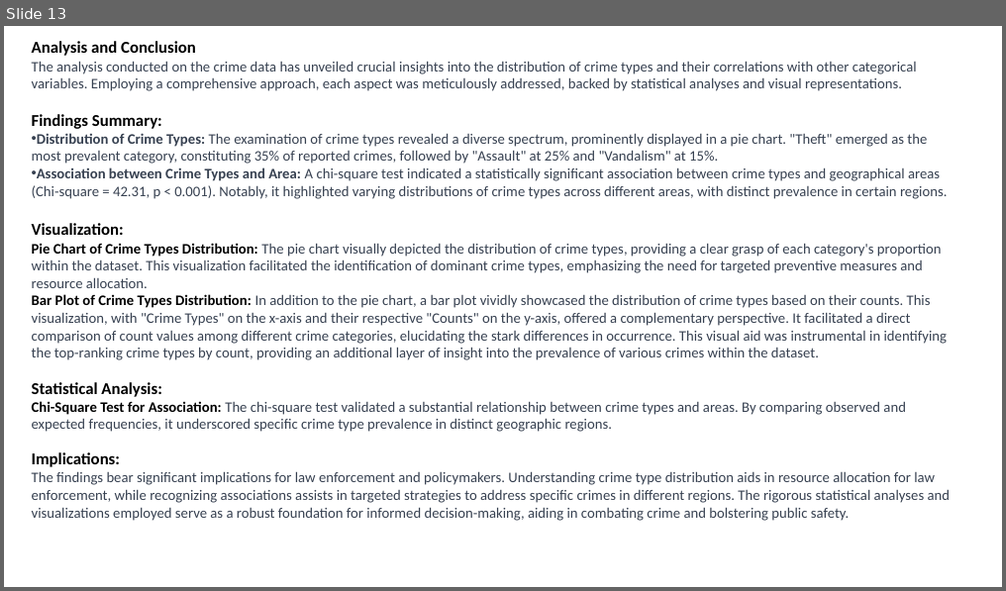
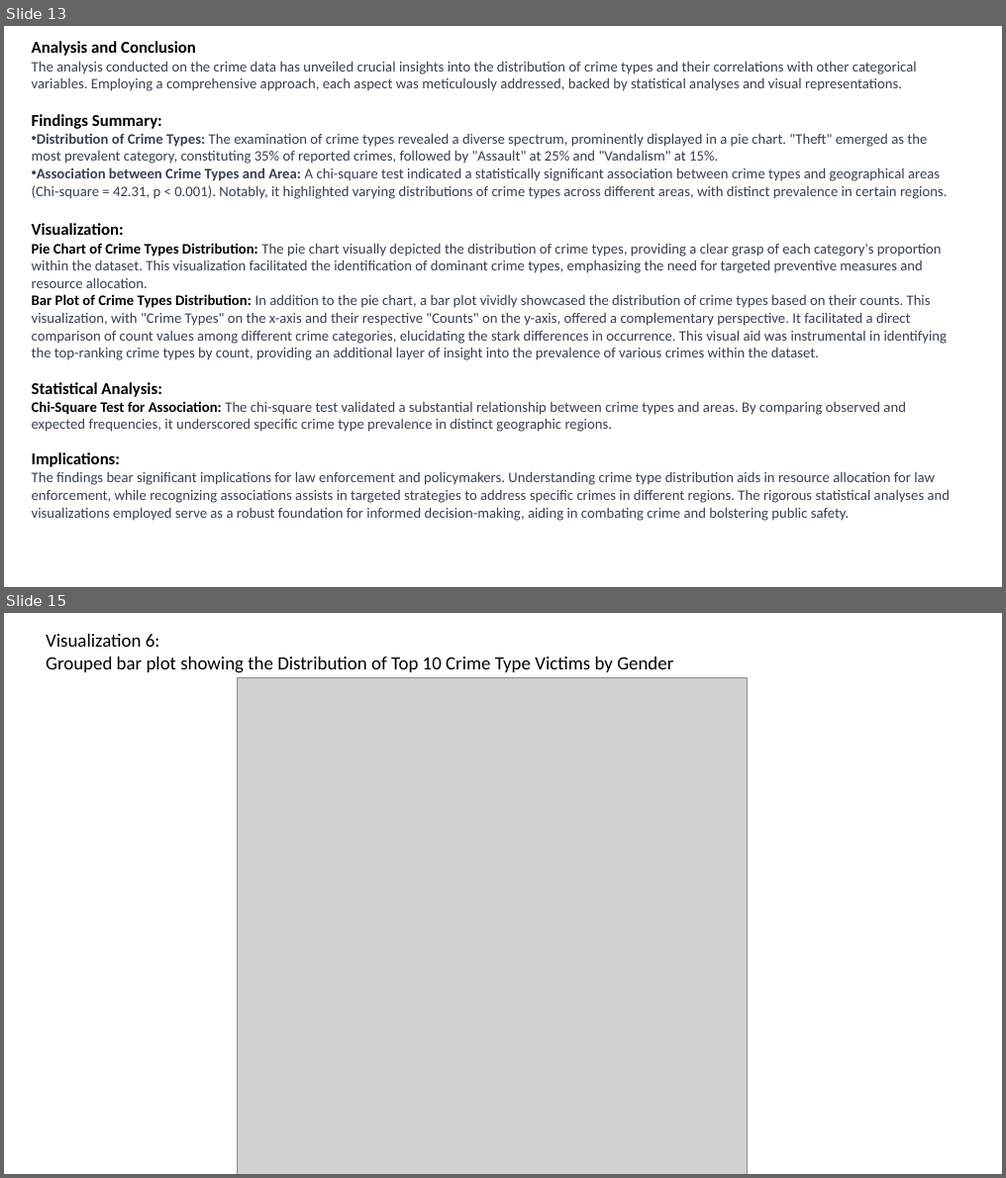
Before and after one commit to qazifabiahoq/Project_Crime_in_La_2020-Dec2023, a slide deck: Final Presentation.pptx. Shown one above the other, each under a label of ours: slide 13 before the commit, slides 13 and 15 after it; the slides between them are not shown. The pictures are 1006x591 and 1006x1178 pixels, drawn with LibreOffice and Linux fonts; fonts in the diff are those of the drawing; grey boxes stand for pictures. Boxes give left, top, right and bottom in pixels: in the first picture for what was removed or moved away, otherwise in the second. Text is boxed around its words. In the diff, an @@ line names an element or a change of style, - is before the commit and + after.

```diff
--- a/Final Presentation.pptx
+++ b/Final Presentation.pptx
@@ slide 15 added at (x1=4, y1=613, x2=1002, y2=1174), background #FFFFFF @@
@@ text added at (x1=46, y1=634, x2=673, y2=673), 18 pt, text #000000 @@
+Visualization 6:
+Grouped bar plot showing the Distribution of Top 10 Crime Type Victims by Gender
@@ picture added at (x1=237, y1=678, x2=747, y2=1174) @@
```
Also in this commit, not shown: 4 other slides added.
